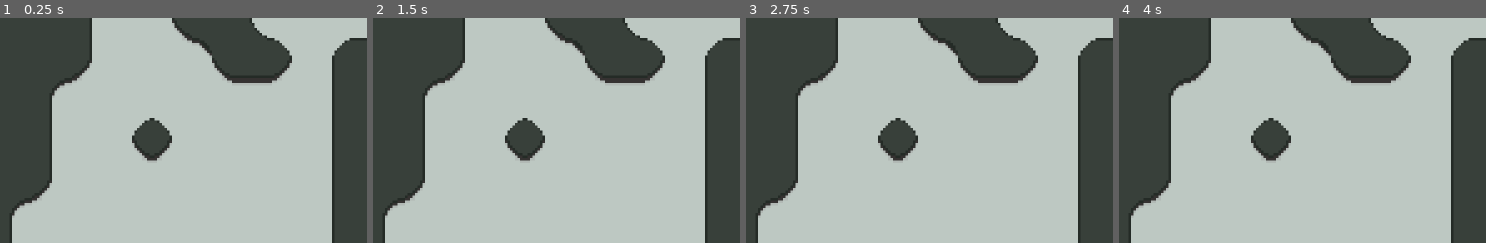
Above: before the commit, frames 1-4 (left to right).
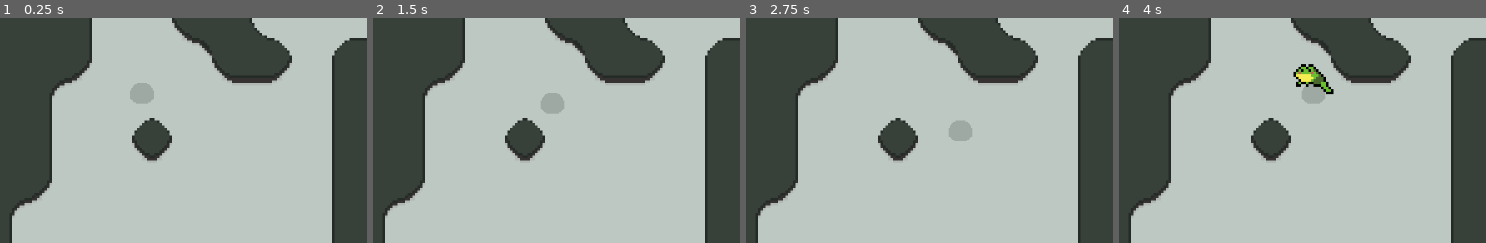
Above: after the commit, the same moments.

Repository: MiladTuma/Micro-Jam-Evolution
Game: Godot game, scene res://Scenes/main.tscn
The game is run twice, just before and just after one commit, with the same random seed, the same clock (stepped at 60 frames per second) and the same inputs.
Inputs:
- Up to frame 1 (0.25 s): no input
- Up to frame 2 (1.5 s): tap Enter at 0.5 s; hold Right (right) 0.53-1.28 s; hold Down (down) from 1.28 s (still down)
- Up to frame 3 (2.75 s): release Down (down) at 2.03 s; hold Right (right) from 2.03 s (still down)
- Up to frame 4 (4 s): release Right (right) at 2.78 s; hold Up (up) 2.78-3.53 s; hold Left (left) from 3.53 s (still down)
The pictures show only the part of the screen within x 16-66%, y 0-50%; the shares and areas given below are measured in that part.

The runs differ from the first frame. In frame 1, 0.5% of the frame differs, in the area x 35-42%, y 28-38%; in frame 2, 0.5%; in frame 3, 0.5%; in frame 4, 1.2%, in the area x 47-59%, y 20-38%.
Error before the commit: Parse Error: Function "evolution" has the same name as a previously declared function. (res://Entities/Player/player.gd:91)

Commit message:
Fixed shadow bug

Diff:
--- a/Entities/Player/player.gd
+++ b/Entities/Player/player.gd
@@ -6,7 +6,7 @@
 var SWIMMINGSPEED : float = 20
 @export var tile_map: TileMapLayer
 @export var shadow: Sprite2D
-
+@export var sprite: Sprite2D
 
 enum Terrain {
 	GROUND,
@@ -26,25 +26,31 @@
 var facing_right: bool = true
 
 var input_vector := Input.get_vector("left", "right", "up", "down")
+
 func _physics_process(_delta: float) -> void:
 	hp-=0.1
 	print(str(hp))
-	var input_vector := Input.get_vector("left", "right", "up", "down")
+	input_vector = Input.get_vector("left", "right", "up", "down")
+
 	if input_vector != Vector2.ZERO:
 		if current_terrain==Terrain.GROUND:
 			GroundSpeed_Coefficient+=0.005
 		if current_terrain==Terrain.WATER:
 			SwimmingSpeed_Coefficient+=0.005
-	input_vector = Input.get_vector("left", "right", "up", "down")
 
 	if input_vector.x > 0:
 		facing_right = true
 	elif input_vector.x < 0:
 		facing_right = false
+
 	if current_terrain==Terrain.GROUND:
 		velocity = input_vector * GROUNDSPEED
+		sprite.z_index = 40
+		shadow.z_index = 25
 	elif current_terrain==Terrain.WATER:
 		velocity = input_vector * SWIMMINGSPEED
+		sprite.z_index = 10
+		shadow.z_index = 40
 	move_and_slide()
 	check_terrain()
 
@@ -62,13 +68,6 @@
 	if input_vector != Vector2.ZERO and not isJumping:
 		start_jump()
 
-	if current_terrain == Terrain.WATER:
-		z_index = 10
-		shadow.z_index = 40
-	elif current_terrain == Terrain.GROUND:
-		z_index = 40
-		shadow.z_index = 10
-
 var current_terrain: Terrain = Terrain.GROUND
 
 func check_terrain():
@@ -85,17 +84,9 @@
 		1:
 			current_terrain = Terrain.WATER
 
-func evolution( ):
+func evolution():
 	GROUNDSPEED *= GroundSpeed_Coefficient
 	SWIMMINGSPEED *= SwimmingSpeed_Coefficient
-func evolution():
-	SPEED += 5 * Speed_Coefficient
-	SWIMMINGSPEED += 5 * Swimming_Coefficient
-	hp += 5 * hp_Coefficient
-	damage += 5 * damage_Coefficient
-
-
-
 
 func start_jump() -> void:
 	isJumping = true
--- a/Entities/Player/player.tscn
+++ b/Entities/Player/player.tscn
@@ -129,9 +129,10 @@
 &"stand_right": SubResource("Animation_4wf4l")
 }
 
-[node name="Player" type="CharacterBody2D" unique_id=1335795623 node_paths=PackedStringArray("shadow", "animation_sprites", "animation_player")]
+[node name="Player" type="CharacterBody2D" unique_id=1335795623 node_paths=PackedStringArray("shadow", "sprite", "animation_sprites", "animation_player")]
 script = ExtResource("1_3uyv8")
 shadow = NodePath("Frog Shadow")
+sprite = NodePath("Frog Sprite")
 animation_sprites = NodePath("Frog Sprite")
 animation_player = NodePath("AnimationPlayer")
 
Not shown, added: Entities/Player/player.tscn3971709541.tmp
